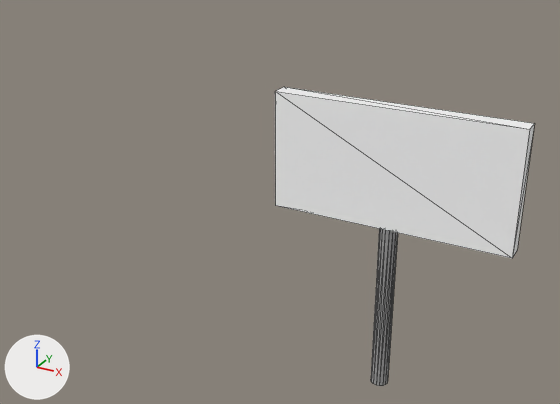
The glTF model assets/models/billboard.glb as it was, and as the next commit left it.
Before and after are seen from a 50 mm lens placed at (3.9, -10.72, 6.37), pointed at (-1.23, -1.38, 1.7). Arrows for +X, +Y and +Z are at lower left; the lights stay in place. Mesh edges are drawn as thin lines.
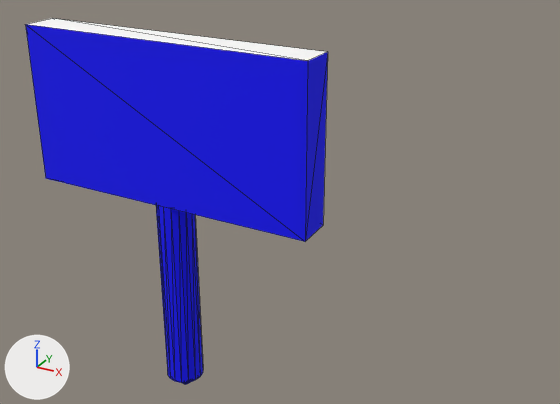
Pixel boxes [x1, y1, x2, y2] of what changed, in the pictures (560 x 404 px; the box of a moved part takes in the faces that stretch with it):
'Mesh_0', reshaped, moved (17% wider, 22% taller): before [275, 87, 534, 386]; after [25, 18, 328, 384]
part 1 of me_mesh_0, moved or reshaped (not visible afterwards): before [275, 87, 534, 258]
part 2 of me_mesh_0, rebuilt (not visible afterwards): before [371, 229, 398, 386]
part 3 of me_mesh_0, added (blue): after [25, 18, 328, 384]

Edits to the bpy script that builds the scene:
```text
Add mat_billboard_front:
    mat_billboard_front = principled_material('Billboard_Front')
    mat_billboard_front.base_color = (0.000756, 0.0, 1.0)  # blue #0200ff
    mat_billboard_front.roughness = 0.9
Add mat_billboard_back:
    mat_billboard_back = principled_material('Billboard_Back')
    mat_billboard_back.base_color = (1.0, 1.0, 1.0)  # white #ffffff
    mat_billboard_back.roughness = 0.9
Change me_mesh_0:
    used by ob_mesh_0; location = (0.0, 0.0, 0.0)
    remove me_mesh_0.from_pydata(...)  # 42 vertices, 76 faces; spans x -2.0..2.0, y -0.15..0.15, z -2.0..3.0
    remove me_mesh_0.materials.append(mat_material_0)  # white #ffffff
    remove me_mesh_0.materials.append(mat_material_1)  # light grey #cbcbcb
    add me_mesh_0.from_pydata(...)  # 336 vertices, 608 faces; spans x -2.1..2.1, y -0.27..0.27, z -2.12..3.12
    me_mesh_0 part 1: the loose piece of 8 vertices spanning x -2.0..2.0, y -0.15..0.15, z 1.0..3.0 is scaled about its middle by (0.948, 0.302, 0.895), then moved by (0.0, -0.01, 0.01), in mat_billboard_front (blue #0200ff)
    me_mesh_0 part 2: the loose piece of 34 vertices spanning x -0.15..0.15, y -0.15..0.15, z -2.0..1.0 is rebuilt with 34 vertices and now spans x -0.18..0.18, y -0.18..0.18, z -1.97..0.99, in mat_billboard_front (blue #0200ff)
    me_mesh_0 part 3
    179 vertices are added at x -2.1..2.1, y -0.27..0.27, z -2.05..3.12
    19 new vertices lie (0.0, 0.0, 3.06) away from vertices in x -0.12..0.12, y -0.12..0.05, z -2.03
    10 new vertices lie (0.0, 0.0, 2.94) away from vertices in x -0.18..0.18, y -0.18..0.07, z -1.97
    10 new vertices lie (0.0, 0.0, 2.9) away from vertices in x -0.21..0.21, y -0.21..0.08, z -1.95
    10 new vertices lie (0.0, 0.0, 2.8) away from vertices in x -0.27..0.27, y -0.27..0.1, z -1.9
    8 new vertices lie (0.0, 0.0, 3.1) away from vertices in x -0.09..0.09, y -0.09..0.0, z -2.05
    427 new faces join them, mat_billboard_front (blue #0200ff)
    5 new faces join them, mat_billboard_back (white #ffffff)
    add me_mesh_0.materials.append(mat_billboard_front)  # blue #0200ff
    add me_mesh_0.materials.append(mat_billboard_back)  # white #ffffff
Change ob_mesh_0:
    ob_mesh_0.location: (0.0, 0.0, 0.0) -> (-1.99, -2.95, 1.26)
```
